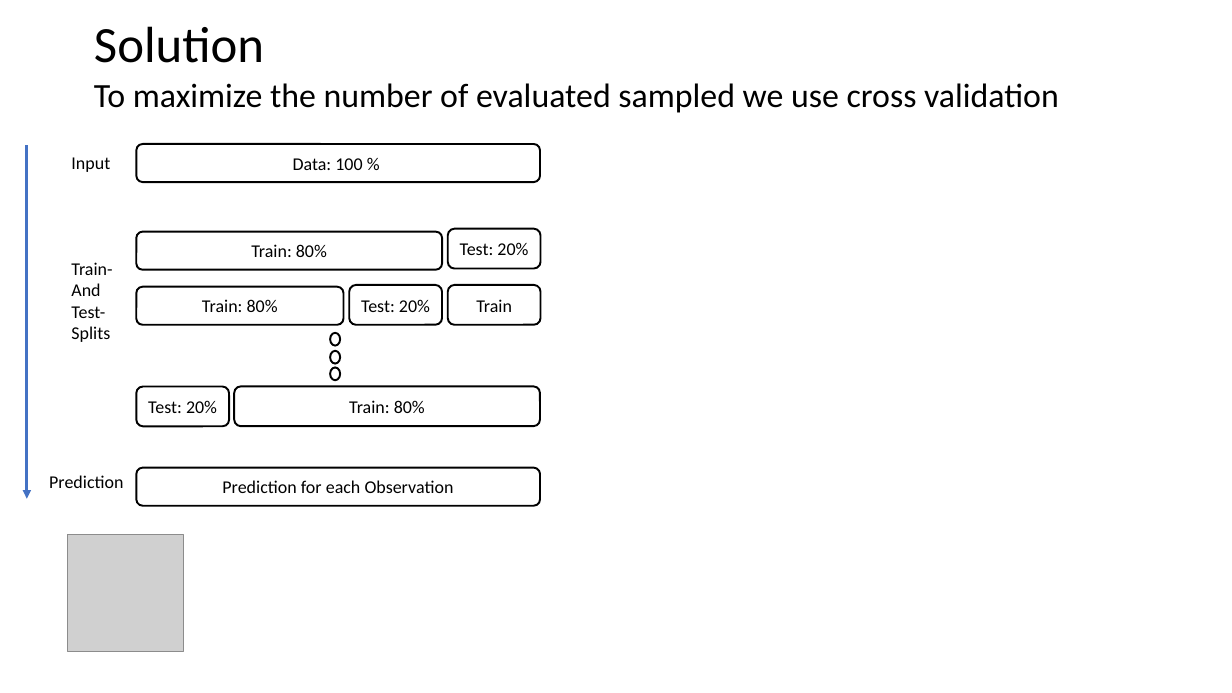
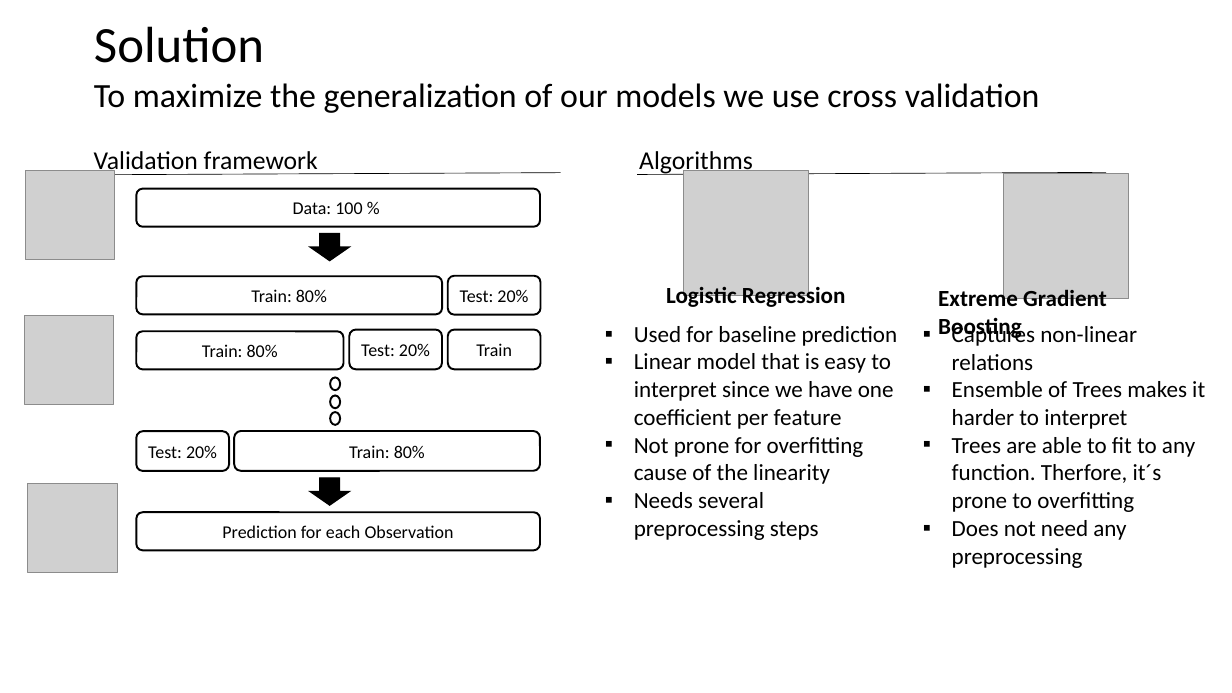
Before and after one commit to FelixKleineBoesing/InsolvencyPred, a slide deck: slide 4 of docs/final_presentation.pptx. Drawn at 1232x693 pixels with LibreOffice and Linux fonts; fonts in the diff are those of the drawing; grey boxes stand for pictures. Boxes give left, top, right and bottom in pixels: in the first picture for what was removed or moved away, otherwise in the second. Text is boxed around its words. In the diff, an @@ line names an element or a change of style, - is before the commit and + after.

```diff
--- a/docs/final_presentation.pptx
+++ b/docs/final_presentation.pptx
@@ text at box(94, 83, 1040, 113): text changed @@
-To maximize the number of evaluated sampled we use cross validation
+To maximize the generalization of our models we use cross validation
@@ arrow removed from (27, 145) to (27, 499) @@
@@ picture added at box(26, 171, 116, 261) @@
@@ text removed at box(71, 157, 110, 172) @@
-Input
@@ line added from (91, 175) to (561, 173), #000000 0.5 pt @@
@@ text added at box(94, 151, 318, 175), 20 pt, text #000000 @@
+Validation framework
@@ line added from (637, 175) to (1106, 173), #000000 0.5 pt @@
@@ text added at box(639, 151, 753, 175), 20 pt, text #000000 @@
+Algorithms
@@ picture added at box(684, 170, 809, 295) @@
@@ picture added at box(1004, 174, 1128, 299) @@
@@ down arrow added at box(311, 234, 349, 261), fill #000000, outline #000000 1 pt @@
@@ text removed at box(71, 262, 112, 342) @@
-Train-
-And
-Test-
-Splits
@@ text added at box(666, 283, 846, 309), 18 pt, text #000000, bold @@
+Logistic Regression
@@ text added at box(938, 287, 1107, 341), 18 pt, text #000000, bold @@
+Extreme Gradient Boosting
@@ picture added at box(24, 315, 114, 405) @@
@@ text added at box(634, 326, 898, 540), 18 pt, text #000000 @@
+▪ Used for baseline prediction
+▪ Linear model that is easy to interpret since we have one coefficient per feature
+▪ Not prone for overfitting cause of the linearity
+▪ Needs several preprocessing steps
@@ text added at box(952, 322, 1205, 568), 18 pt, text #000000 @@
+▪ Captures non-linear relations
+▪ Ensemble of Trees makes it harder to interpret
+▪ Trees are able to fit to any function. Therfore, it´s prone to overfitting
+▪ Does not need any preprocessing
@@ 9 rounded rectangles, 3 ellipses: place and size @@
-9 rounded rectangles, 3 ellipses at box(137, 144, 541, 506)
+9 rounded rectangles, 3 ellipses at box(137, 189, 541, 550)
@@ text removed at box(49, 475, 123, 488) @@
-Prediction
@@ down arrow added at box(311, 478, 349, 505), fill #000000, outline #000000 1 pt @@
@@ picture added at box(28, 484, 117, 574) @@
@@ picture removed at box(67, 535, 184, 652) @@
```
Also in this commit, not shown: 3 other slides changed, 6 slides added, 4 slides removed, 3 other files.
